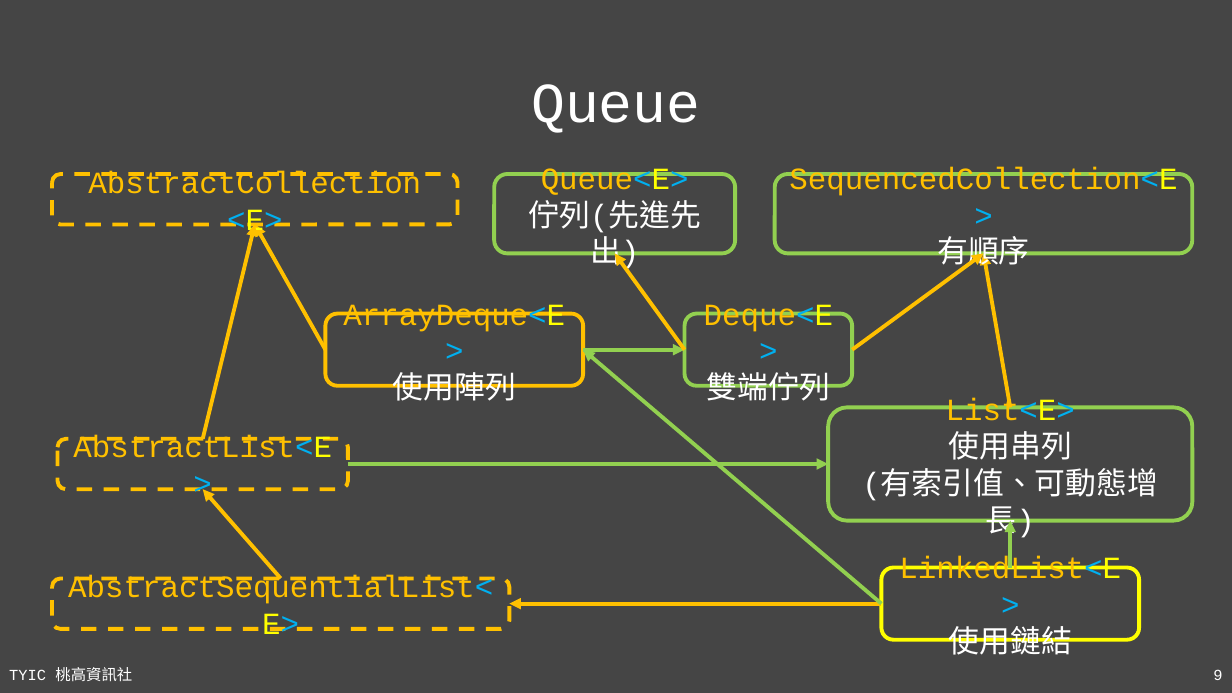
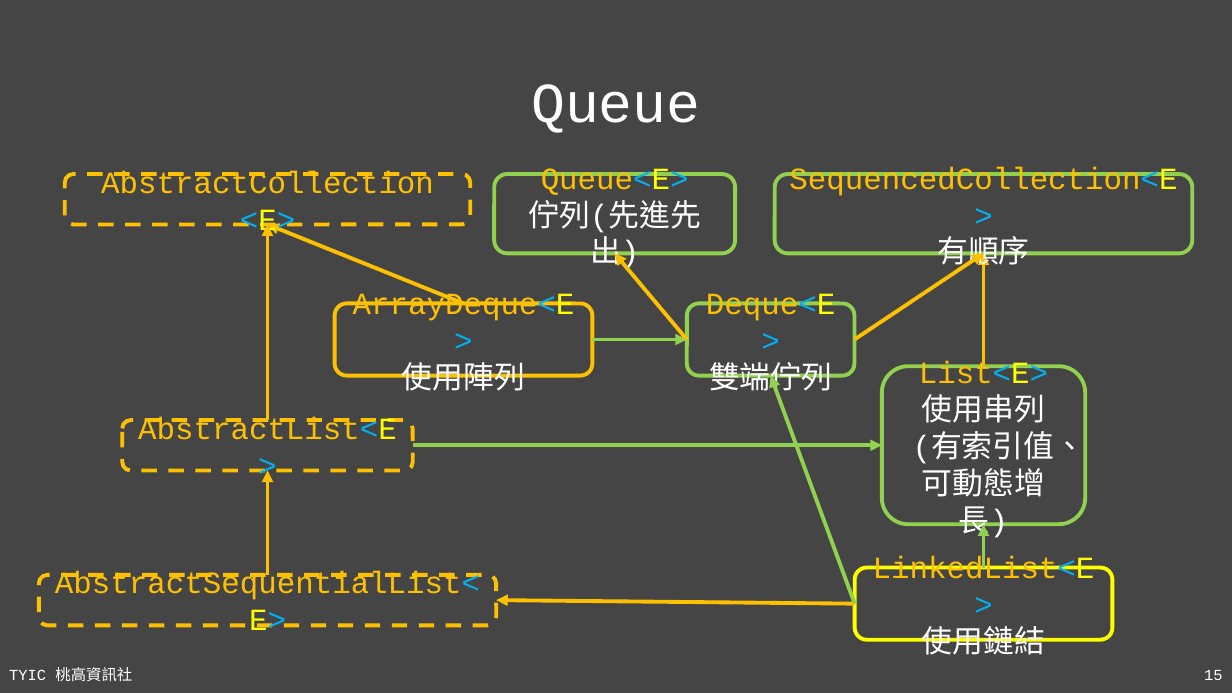
Before and after one commit to TYSHIC/slides, a slide deck: slide 15 of powerpoint/14_工具類別(2).pptx (slide 9 before the commit). Drawn at 1232x693 pixels with LibreOffice and Linux fonts; fonts in the diff are those of the drawing. Boxes give left, top, right and bottom in pixels: in the first picture for what was removed or moved away, otherwise in the second. Text is boxed around its words. In the diff, an @@ line names an element or a change of style, - is before the commit and + after.

```diff
--- a/powerpoint/14_工具類別(2).pptx
+++ b/powerpoint/14_工具類別(2).pptx
@@ rounded rectangle "AbstractCollection <E>": place and size @@
-rounded rectangle "AbstractCollection <E>" at (52,174,457,225)
+rounded rectangle "AbstractCollection <E>" at (65,174,470,225)
@@ arrow moved from (202, 439) - (255, 225) to (268, 421) - (268, 225) @@
@@ arrow moved from (325, 349) - (255, 225) to (464, 303) - (268, 225) @@
@@ arrow moved from (685, 349) - (615, 253) to (687, 339) - (615, 253) @@
@@ arrow moved from (852, 349) - (983, 253) to (855, 339) - (983, 253) @@
@@ arrow moved from (1010, 408) - (983, 253) to (983, 366) - (983, 253) @@
@@ rounded rectangle "ArrayDeque<E>": place and size @@
-rounded rectangle "ArrayDeque<E>" at (325,313,583,385)
+rounded rectangle "ArrayDeque<E>" at (335,303,592,375)
@@ rounded rectangle "Deque<E>": place and size @@
-rounded rectangle "Deque<E>" at (685,313,852,385)
+rounded rectangle "Deque<E>" at (687,303,854,375)
@@ arrow moved from (583, 349) - (685, 349) to (592, 339) - (687, 339) @@
@@ arrow moved from (882, 604) - (583, 349) to (855, 604) - (771, 376) @@
@@ rounded rectangle "List<E>": place and size @@
-rounded rectangle "List<E>" at (828,408,1192,521)
+rounded rectangle "List<E>" at (882,366,1085,524)
@@ rounded rectangle "AbstractList<E>": place and size @@
-rounded rectangle "AbstractList<E>" at (57,439,348,490)
+rounded rectangle "AbstractList<E>" at (122,421,412,471)
@@ arrow moved from (348, 464) - (828, 464) to (413, 445) - (882, 445) @@
@@ text in rounded rectangle at (913,435,1085,540): text changed @@
-(有索引值、可動態增長)
+(有索引值、
+可動態增長)
@@ arrow moved from (281, 579) - (202, 489) to (268, 575) - (268, 470) @@
@@ arrow moved from (1010, 567) - (1010, 520) to (983, 567) - (983, 524) @@
@@ rounded rectangle "LinkedList<E>": place and size @@
-rounded rectangle "LinkedList<E>" at (882,567,1140,640)
+rounded rectangle "LinkedList<E>" at (855,567,1113,640)
@@ rounded rectangle "AbstractSequentialList<E>": place and size @@
-rounded rectangle "AbstractSequentialList<E>" at (52,579,509,629)
+rounded rectangle "AbstractSequentialList<E>" at (39,575,496,626)
@@ arrow moved from (882, 604) - (509, 604) to (855, 604) - (496, 601) @@
@@ page number at (1204,670,1222,680): text changed @@
-9
+15
```
Also in this commit, not shown: 4 other slides changed, 9 slides added, 3 other files.
